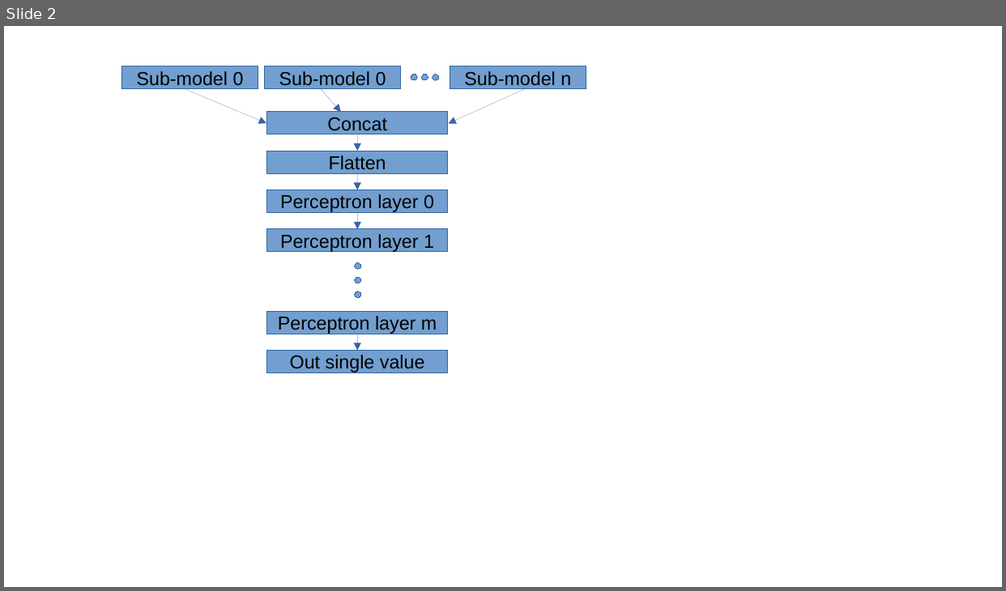
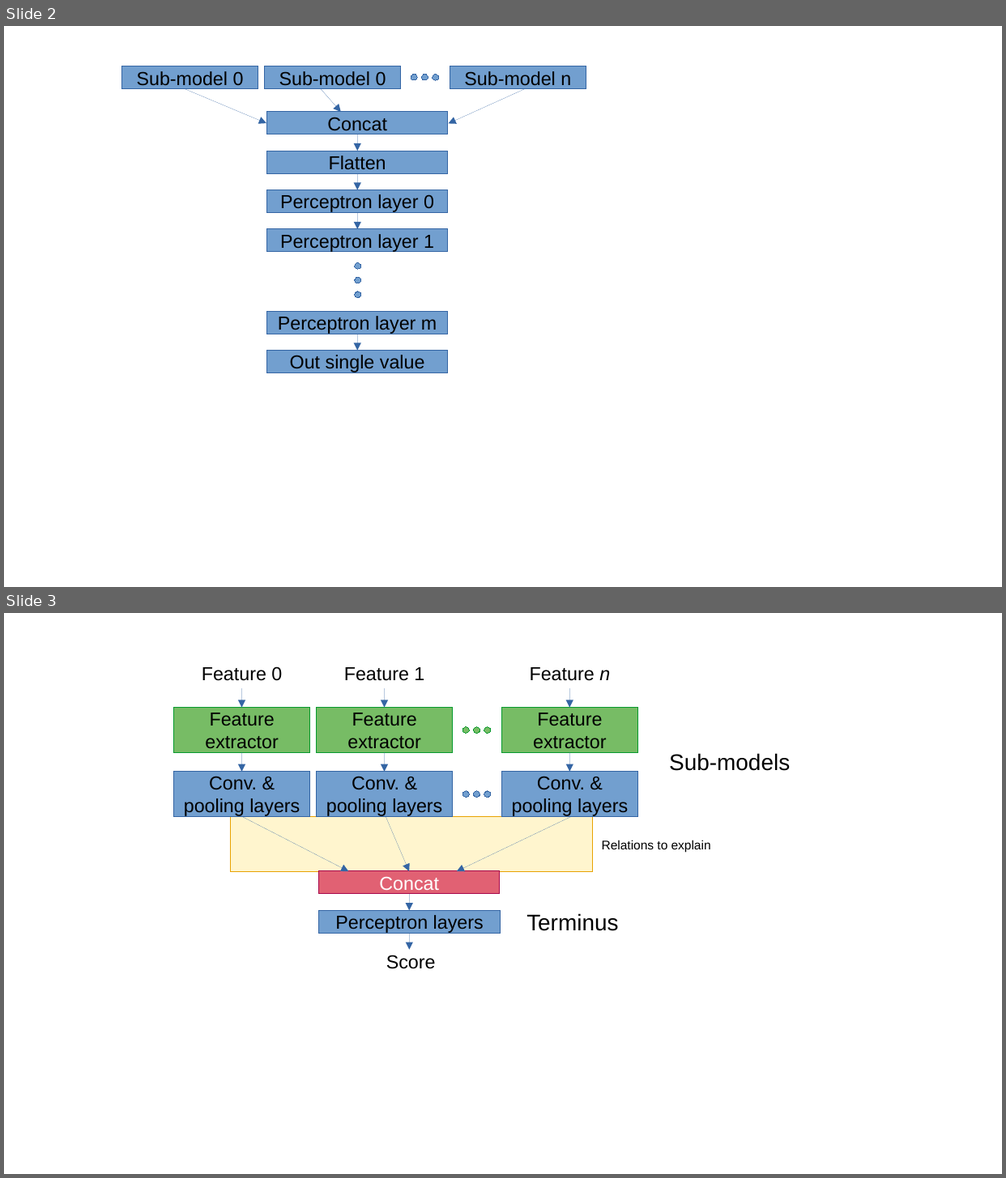
Before and after one commit to jacoblarock/fake_voices_xai_paper, a slide deck: figures.odp. Shown one above the other, each under a label of ours: slide 2 before the commit, slides 2 and 3 after it. The pictures are 1006x591 and 1006x1178 pixels, drawn with LibreOffice and Linux fonts; fonts in the diff are those of the drawing. Boxes give left, top, right and bottom in pixels: in the first picture for what was removed or moved away, otherwise in the second. Text is boxed around its words. In the diff, an @@ line names an element or a change of style, - is before the commit and + after.

Commit message:
new figure draft

```diff
--- a/figures.odp
+++ b/figures.odp
@@ slide 3 added at [4, 613, 1002, 1174], background #FFFFFF @@
@@ rectangle added at [174, 650, 310, 696], fill #FFFFFF, outline #FFFFFF 0 pt, 15 pt, text #000000 @@
+Feature 0
@@ rectangle added at [317, 650, 452, 696], fill #FFFFFF, outline #FFFFFF 0 pt, 15 pt, text #000000 @@
+Feature 1
@@ rectangle added at [502, 650, 638, 696], fill #FFFFFF, outline #FFFFFF 0 pt, 15 pt, text #000000 @@
+Feature n
@@ rectangle added at [174, 707, 310, 752], fill #77BC65, outline #069A2E 0 pt, 15 pt, text #000000 @@
+Feature extractor
@@ arrow added from (242, 688) to (242, 707), #3465A4 0 pt @@
@@ rectangle added at [317, 707, 452, 752], fill #77BC65, outline #069A2E 0 pt, 15 pt, text #000000 @@
+Feature extractor
@@ arrow added from (385, 688) to (385, 707), #3465A4 0 pt @@
@@ rectangle added at [502, 707, 638, 752], fill #77BC65, outline #069A2E 0 pt, 15 pt, text #000000 @@
+Feature extractor
@@ arrow added from (570, 688) to (570, 707), #3465A4 0 pt @@
@@ ellipse added at [463, 727, 470, 734], fill #77BC65, outline #069A2E 0 pt @@
@@ ellipse added at [474, 727, 480, 734], fill #77BC65, outline #069A2E 0 pt @@
@@ ellipse added at [485, 727, 491, 734], fill #77BC65, outline #069A2E 0 pt @@
@@ arrow added from (242, 752) to (242, 772), #3465A4 0 pt @@
@@ arrow added from (385, 752) to (385, 772), #3465A4 0 pt @@
@@ arrow added from (570, 752) to (570, 772), #3465A4 0 pt @@
@@ text added at [669, 753, 790, 771], 18 pt, text #000000 @@
+Sub-models
@@ rectangle added at [174, 772, 310, 817], fill #729FCF, outline #3465A4 0 pt, 15 pt, text #000000 @@
+Conv. & pooling layers
@@ rectangle added at [317, 772, 452, 817], fill #729FCF, outline #3465A4 0 pt, 15 pt, text #000000 @@
+Conv. & pooling layers
@@ rectangle added at [502, 772, 638, 817], fill #729FCF, outline #3465A4 0 pt, 15 pt, text #000000 @@
+Conv. & pooling layers
@@ ellipse added at [463, 791, 470, 798], fill #729FCF, outline #3465A4 0 pt @@
@@ ellipse added at [474, 791, 480, 798], fill #729FCF, outline #3465A4 0 pt @@
@@ ellipse added at [484, 791, 490, 798], fill #729FCF, outline #3465A4 0 pt @@
@@ rectangle added at [230, 817, 593, 872], fill #FFF5CE, outline #E8A202 0 pt @@
@@ arrow added from (242, 817) to (349, 872), #3465A4 0 pt @@
@@ arrow added from (386, 817) to (410, 872), #3465A4 0 pt @@
@@ arrow added from (572, 817) to (457, 872), #3465A4 0 pt @@
@@ text added at [602, 840, 711, 852], 10 pt, text #000000 @@
+Relations to explain
@@ rectangle added at [319, 871, 501, 894], fill #E16173, outline #A7074B 0 pt, 15 pt, text #FFFFFF @@
+Concat
@@ arrow added from (410, 894) to (410, 911), #3465A4 0 pt @@
@@ rectangle added at [319, 911, 501, 934], fill #729FCF, outline #3465A4 0 pt, 15 pt, text #000000 @@
+Perceptron layers
@@ text added at [526, 914, 618, 931], 18 pt, text #000000 @@
+Terminus
@@ arrow added from (410, 934) to (410, 950), #3465A4 0 pt @@
@@ text added at [386, 955, 436, 969], 15 pt, text #000000 @@
+Score
```
